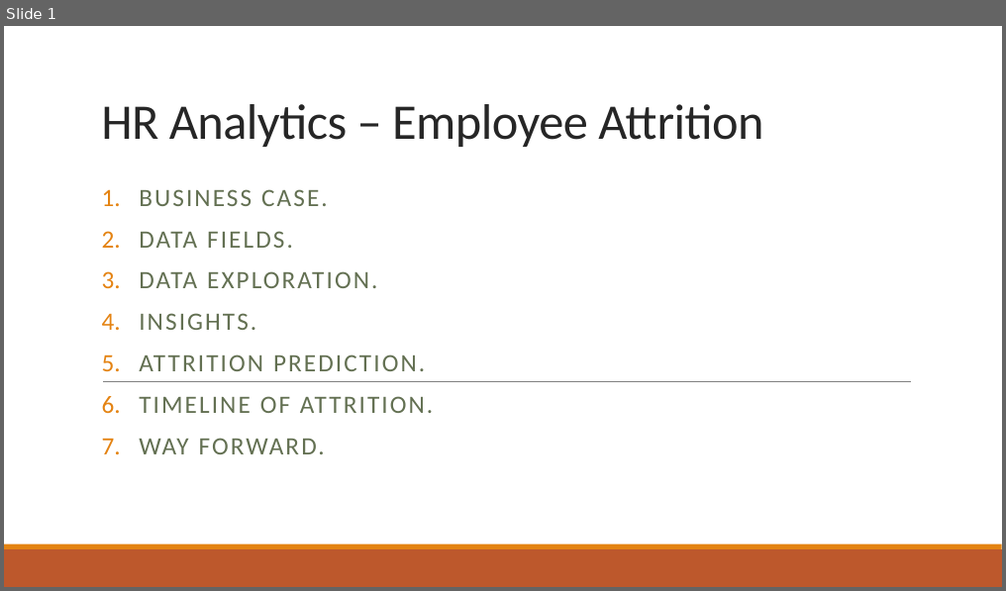
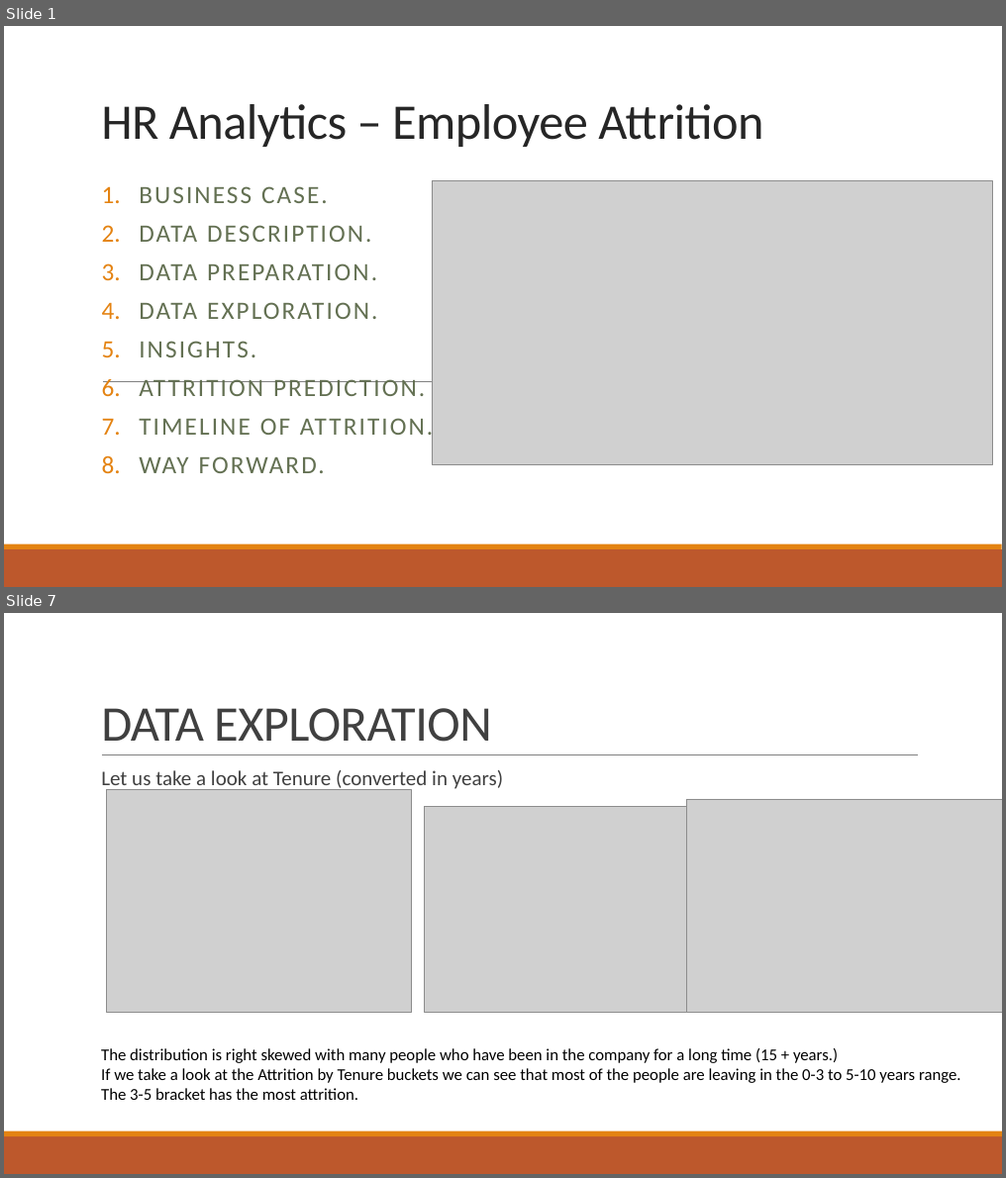
Before and after one commit to shuvayan/EloquentJavascript, a slide deck: HR Analytics – Employee Attrition.pptx. Shown one above the other, each under a label of ours: slide 1 before the commit, slides 1 and 7 after it; the slides between them are not shown. The pictures are 1006x591 and 1006x1178 pixels, drawn with LibreOffice and Linux fonts; fonts in the diff are those of the drawing; grey boxes stand for pictures. Boxes give left, top, right and bottom in pixels: in the first picture for what was removed or moved away, otherwise in the second. Text is boxed around its words. In the diff, an @@ line names an element or a change of style, - is before the commit and + after.

```diff
--- a/HR Analytics – Employee Attrition.pptx
+++ b/HR Analytics – Employee Attrition.pptx
@@ slide 7 added at [4, 613, 1002, 1174], background #FFFFFF; not listed: 2 template elements that a slide beside it also shows @@
@@ title added at [101, 708, 492, 742], 48 pt, text #404040 @@
+DATA EXPLORATION
@@ line added from (102, 756) to (918, 756), #808080 0.5 pt @@
@@ text added at [101, 770, 503, 792], 20 pt, text #404040 @@
+  Let us take a look at Tenure (converted in years)
@@ picture added at [107, 789, 411, 1013] @@
@@ picture added at [425, 806, 699, 1013] @@
@@ picture added at [686, 799, 1002, 1013] @@
@@ text added at [101, 1049, 961, 1100], 16 pt, text #000000 @@
+The distribution is right skewed with many people who have been in the company for a long time (15 + years.)
+If we take a look at the Attrition by Tenure buckets we can see that most of the people are leaving in the 0-3 to 5-10 years range.
+The 3-5 bracket has the most attrition.
@@ slide 1 changed as well @@
@@ subtitle at [139, 186, 433, 473]: line spacing 0.9 to 0.8 @@
@@ picture added at [432, 181, 992, 465] @@
@@ subtitle at [139, 225, 377, 280]: text changed @@
-2. DATA FIELDS.
+2. DATA DESCRIPTION.
+3. DATA PREPARATION.
```
Also in this commit, not shown: 9 other slides added.
